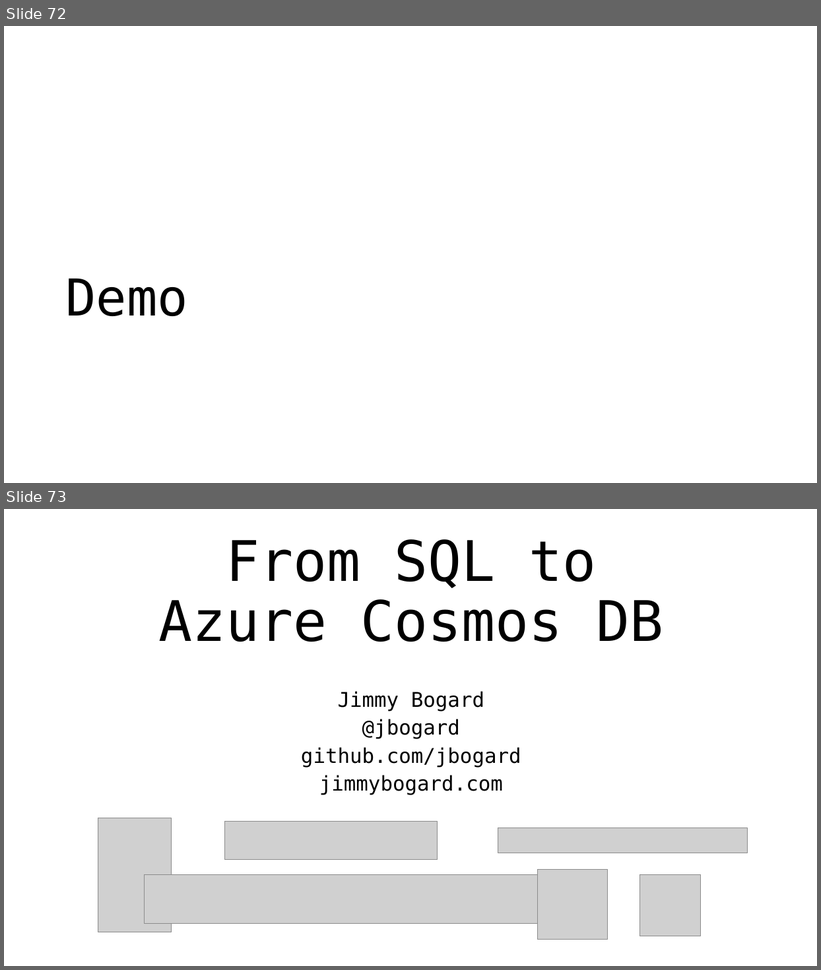
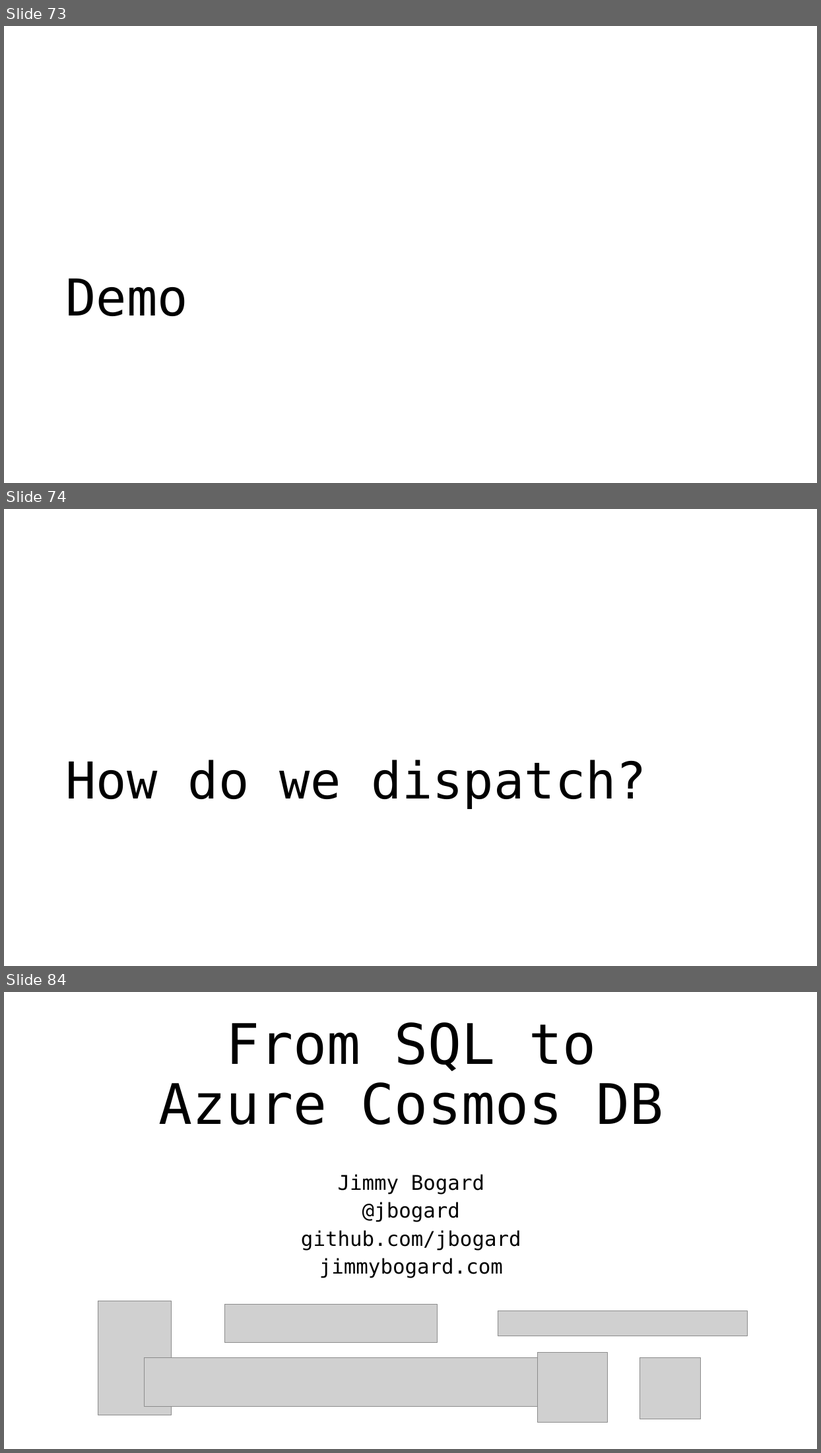
Before and after one commit to jbogard/presentations, a slide deck: FromSQLtoAzureCosmosDB/FromSQLtoAzureCosmosDB.pptx. Shown one above the other, each under a label of ours: slides 72 and 73 before the commit, slides 73, 74 and 84 after it; the slides between them are not shown. The pictures are 821x970 and 821x1453 pixels, drawn with LibreOffice and Linux fonts; fonts in the diff are those of the drawing; grey boxes stand for pictures. Boxes give left, top, right and bottom in pixels: in the first picture for what was removed or moved away, otherwise in the second. Text is boxed around its words. In the diff, an @@ line names an element or a change of style, - is before the commit and + after.

```diff
--- a/FromSQLtoAzureCosmosDB/FromSQLtoAzureCosmosDB.pptx
+++ b/FromSQLtoAzureCosmosDB/FromSQLtoAzureCosmosDB.pptx
@@ slide 74 added at box(4, 509, 817, 966), background #FFFFFF @@
@@ title added at box(65, 760, 647, 809), 60 pt, text #000000 @@
+How do we dispatch?
@@ what was slide 72 is now slide 73 @@
@@ what was slide 73 is now slide 84 @@
```
Also in this commit, not shown: 10 other slides added, 7 other files.
